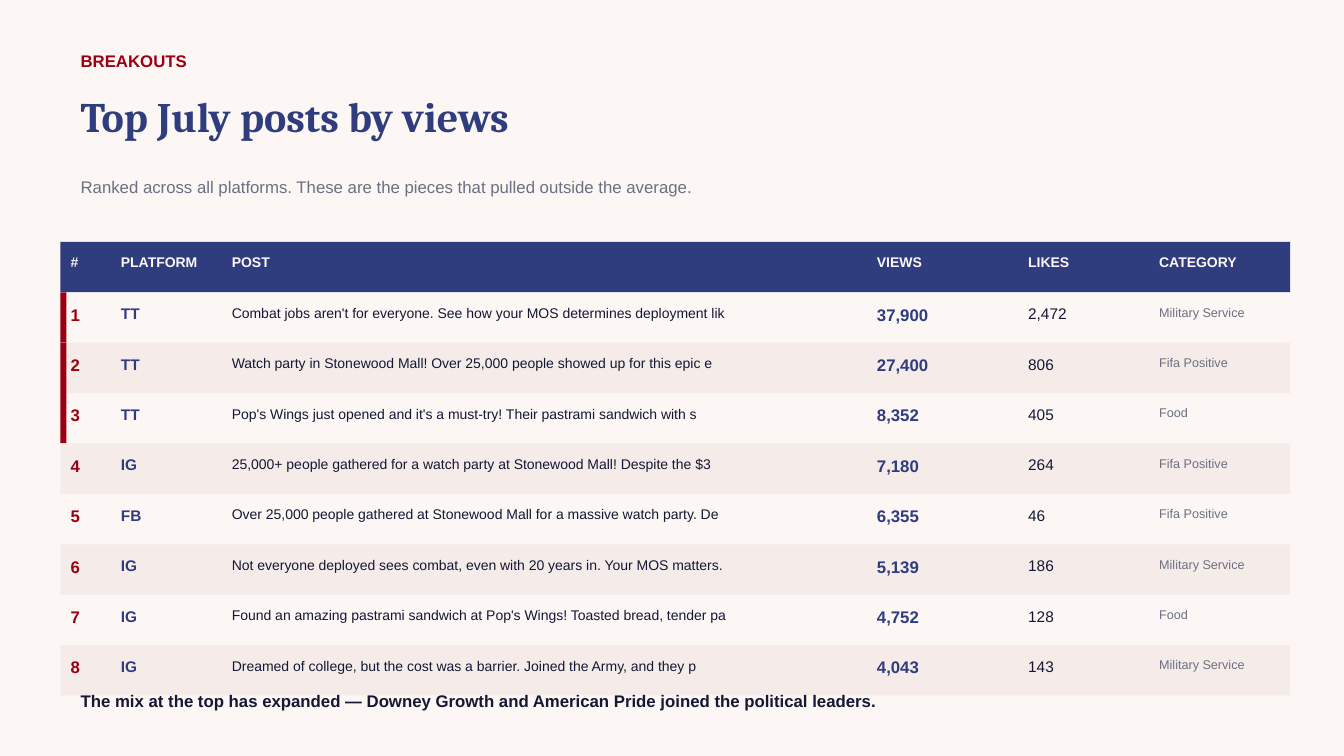
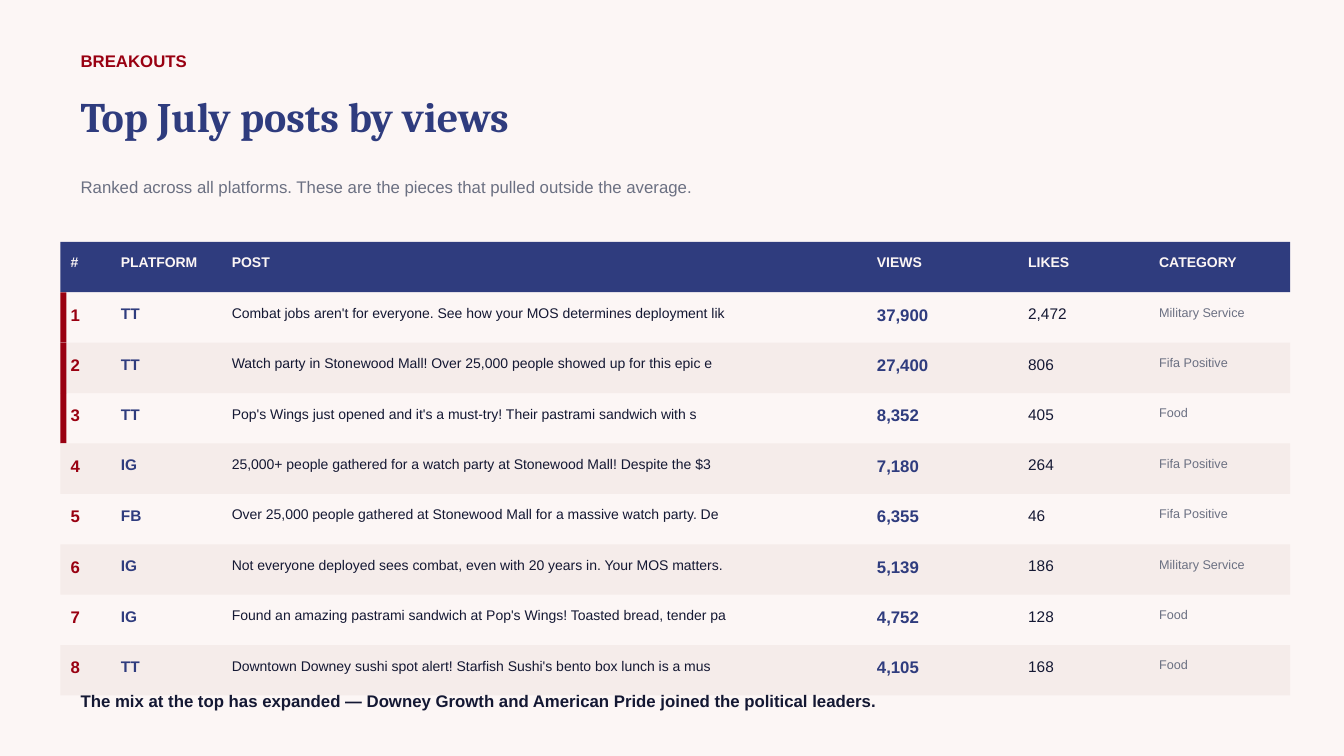
Before and after one commit to zvmmer/talking-downey-kpis, a slide deck: slide 5 of MONTHLY_REPORT_2026-07.pptx. Drawn at 1344x756 pixels with LibreOffice and Linux fonts; fonts in the diff are those of the drawing. Boxes give left, top, right and bottom in pixels: in the first picture for what was removed or moved away, otherwise in the second. Text is boxed around its words. In the diff, an @@ line names an element or a change of style, - is before the commit and + after.

```diff
--- a/MONTHLY_REPORT_2026-07.pptx
+++ b/MONTHLY_REPORT_2026-07.pptx
@@ text at (121,661,140,672): text changed @@
-IG
+TT
@@ text at (232,661,710,674): text changed @@
-Dreamed of college, but the cost was a barrier. Joined the Army, and they p
+Downtown Downey sushi spot alert! Starfish Sushi's bento box lunch is a mus
@@ text at (877,661,919,676): text changed @@
-4,043
+4,105
@@ text at (1028,661,1054,672): text changed @@
-143
+168
@@ text at (1159,660,1188,669): text changed @@
-Military Service
+Food
```
Also in this commit, not shown: 3 other slides changed, 5 other files.
